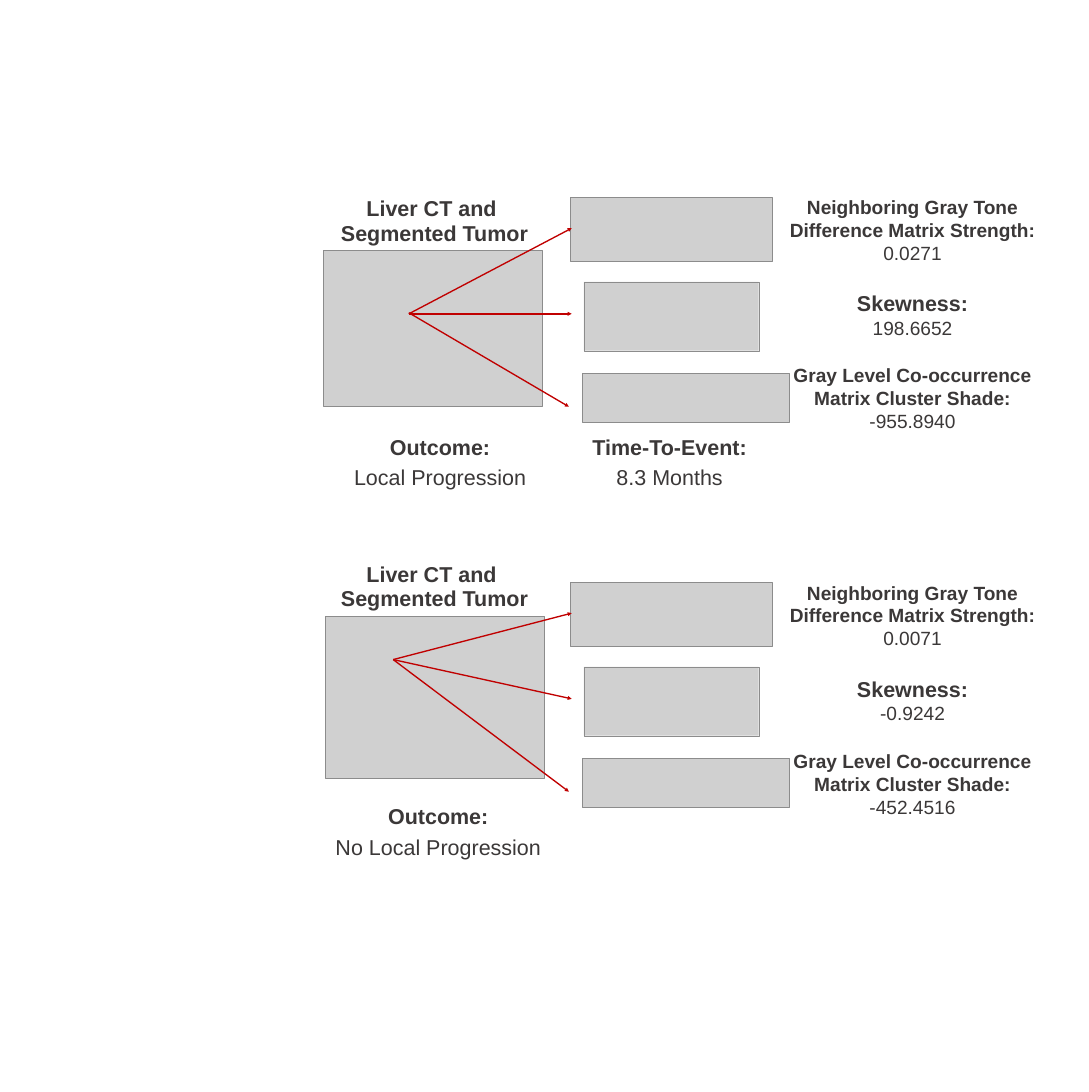
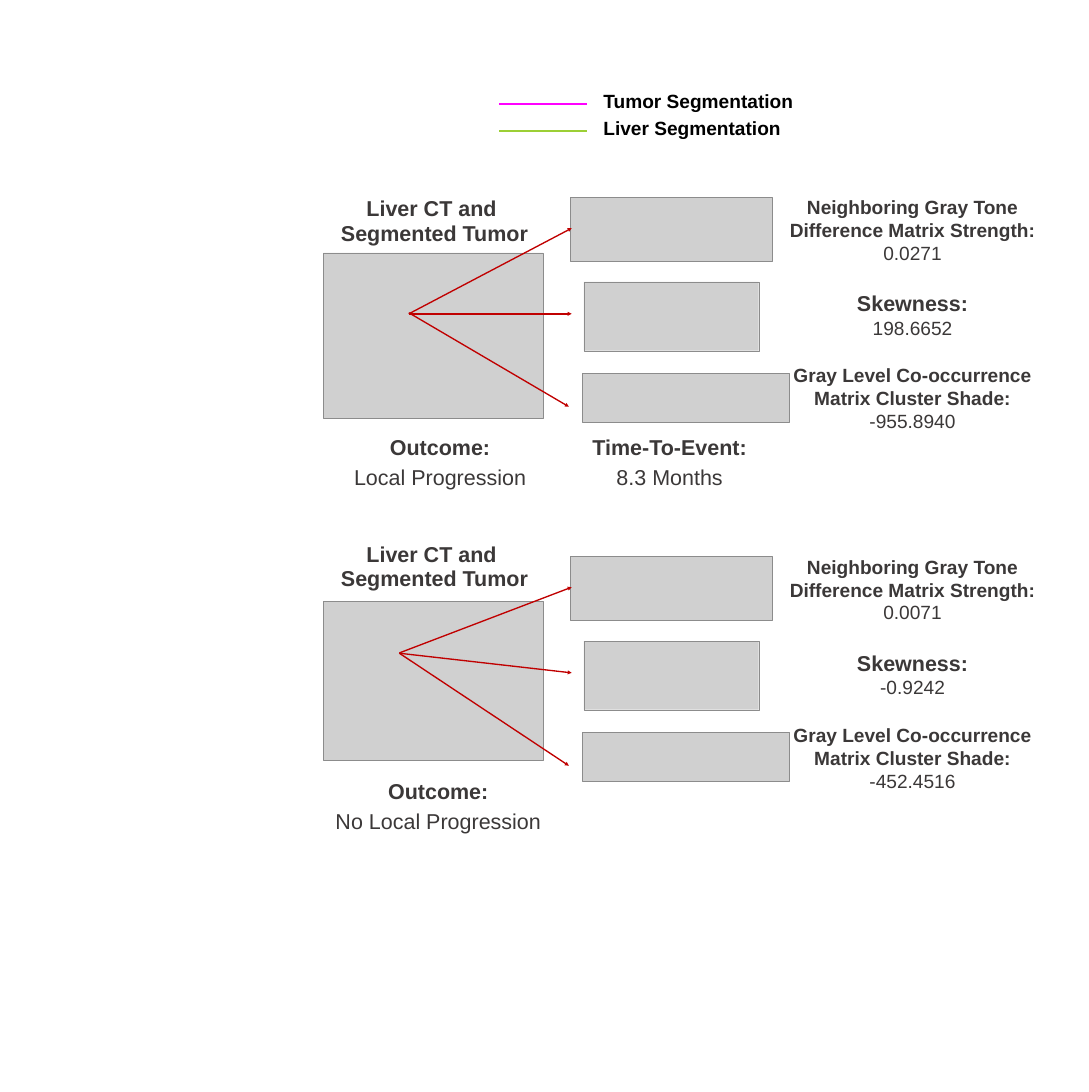
Before and after one commit to ricky-hu/liver_mets, a slide deck: slide 5 of documents/figs.pptx. Drawn at 1089x1092 pixels with LibreOffice and Linux fonts; fonts in the diff are those of the drawing; grey boxes stand for pictures. Boxes give left, top, right and bottom in pixels: in the first picture for what was removed or moved away, otherwise in the second. Text is boxed around its words. In the diff, an @@ line names an element or a change of style, - is before the commit and + after.

```diff
--- a/documents/figs.pptx
+++ b/documents/figs.pptx
@@ table added at [599, 89, 836, 144], 2 rows, 1 columns @@
+Tumor Segmentation
+Liver Segmentation
@@ line added from (500, 104) to (587, 104), #FF00FF 3 pt @@
@@ line added from (500, 131) to (587, 131), #9CCF35 3 pt @@
@@ picture: place and size @@
-picture at [323, 251, 543, 406]
+picture at [323, 253, 543, 417]
@@ table: place and size @@
-table at [40, 561, 566, 647]
+table at [40, 541, 566, 627]
@@ arrow moved from (393, 660) - (572, 613) to (399, 653) - (572, 587) @@
@@ picture: place and size @@
-picture at [325, 616, 545, 778]
+picture at [323, 601, 543, 760]
@@ arrow moved from (393, 660) - (569, 792) to (399, 653) - (569, 766) @@
@@ arrow moved from (393, 660) - (572, 699) to (399, 653) - (572, 673) @@
@@ 3 pictures, 3 texts, 1 table: place and size @@
-3 pictures, 3 texts, 1 table at [323, 583, 1035, 864]
+3 pictures, 3 texts, 1 table at [323, 557, 1035, 838]
```
Also in this commit, not shown: 20 other files.
